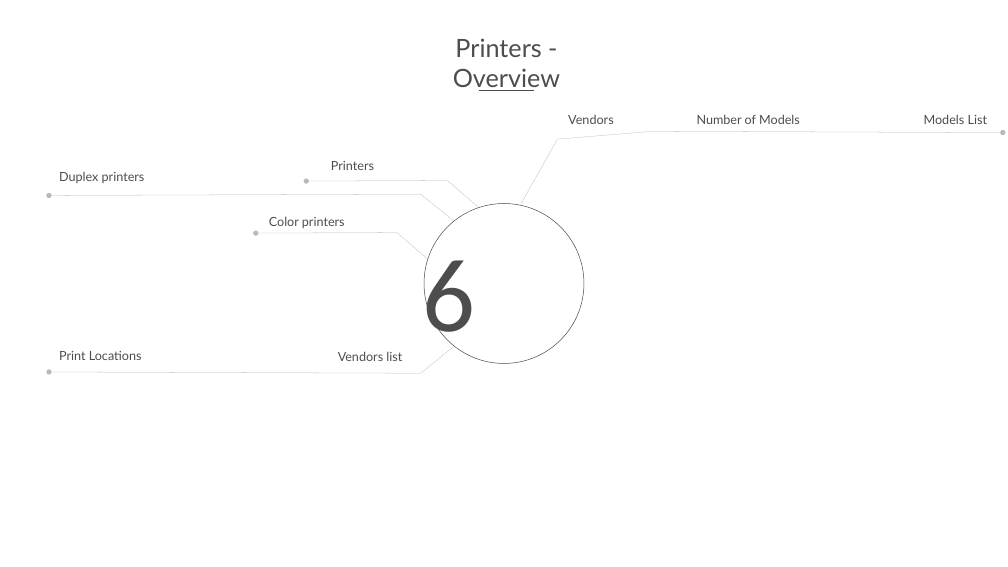
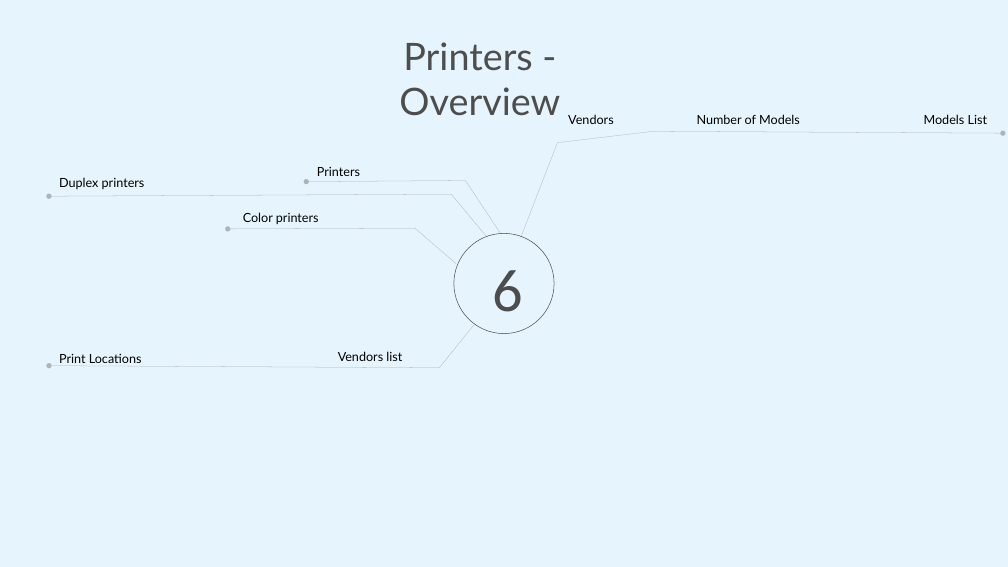
Before and after one commit to printix/Power-BI, a slide deck: slide 4 of PowerPoint/PrintixPowerBIDesign.pptx. Drawn at 1008x567 pixels with LibreOffice and Linux fonts; fonts in the diff are those of the drawing; background and template pictures are left out. Boxes give left, top, right and bottom in pixels: in the first picture for what was removed or moved away, otherwise in the second. Text is boxed around its words. In the diff, an @@ line names an element or a change of style, - is before the commit and + after.

```diff
--- a/PowerPoint/PrintixPowerBIDesign.pptx
+++ b/PowerPoint/PrintixPowerBIDesign.pptx
@@ background #FFFFFF to #E5F4FD @@
@@ text "Printers - Overview" at [399,42,560,116]: size 48 to 72 pt @@
@@ line removed from (534, 90) to (479, 90) @@
@@ freeform shape: place and size @@
-freeform shape at [521,131,1003,204]
+freeform shape at [521,131,1003,237]
@@ text "Printers": place and size @@
-text "Printers" at [331,161,374,170]
+text "Printers" at [317,167,360,176]
@@ freeform shape: place and size @@
-freeform shape at [49,194,454,221]
+freeform shape at [49,194,487,238]
@@ text colour #4D4D4D to #000000 in 8 elements at [568,114,613,124], [697,114,800,124], [924,114,987,124], [338,351,402,361], [59,354,142,363], [59,177,145,189], [317,167,360,176], [243,212,319,224] @@
@@ text "Color printers": place and size @@
-text "Color printers" at [269,216,345,228]
+text "Color printers" at [243,212,319,224]
@@ freeform shape: place and size @@
-freeform shape at [306,181,479,208]
+freeform shape at [306,181,501,234]
@@ freeform shape: place and size @@
-freeform shape at [256,233,428,259]
+freeform shape at [228,228,456,264]
@@ freeform shape: place and size @@
-freeform shape at [424,203,584,363]
+freeform shape at [454,233,554,333]
@@ freeform shape at [454,233,554,333]: fill #FFFFFF to #E5F4FD @@
@@ text "6": place and size @@
-text "6" at [423,244,476,355]
+text "6" at [492,270,523,312]
@@ text "6" at [492,270,523,312]: size 199 to 115 pt; alignment left to centre @@
@@ freeform shape: place and size @@
-freeform shape at [49,346,454,373]
+freeform shape at [49,324,475,368]
```
Also in this commit, not shown: 14 other slides changed, 2 slides added, 2 slides removed, 17 other files.
